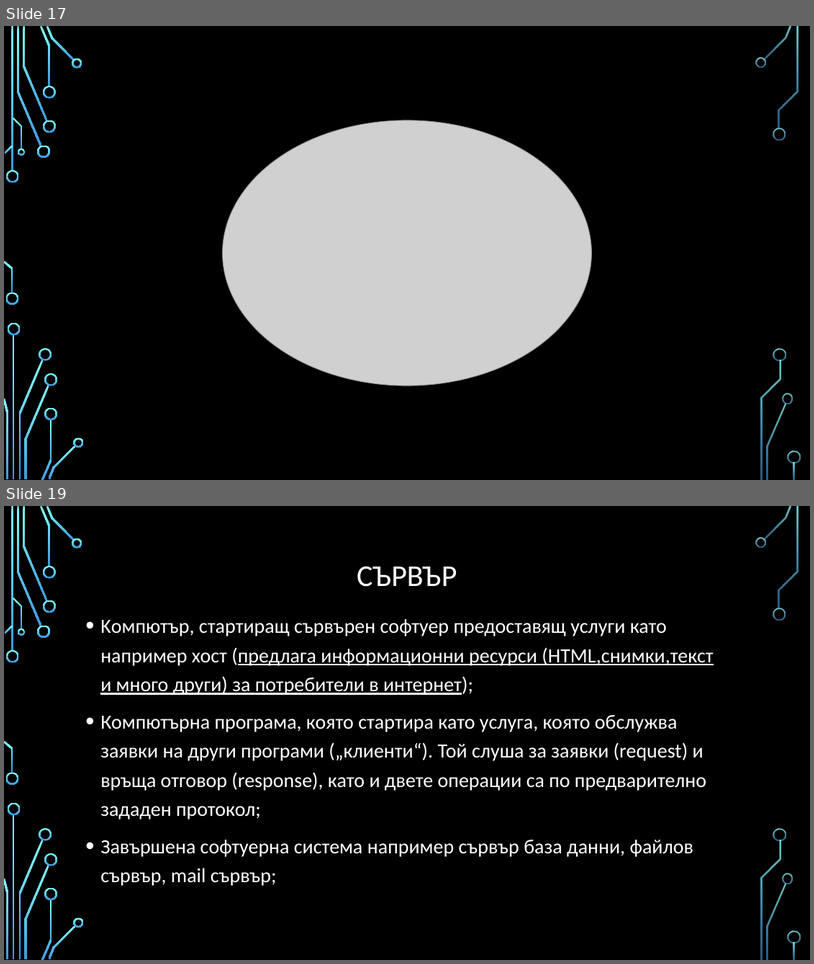
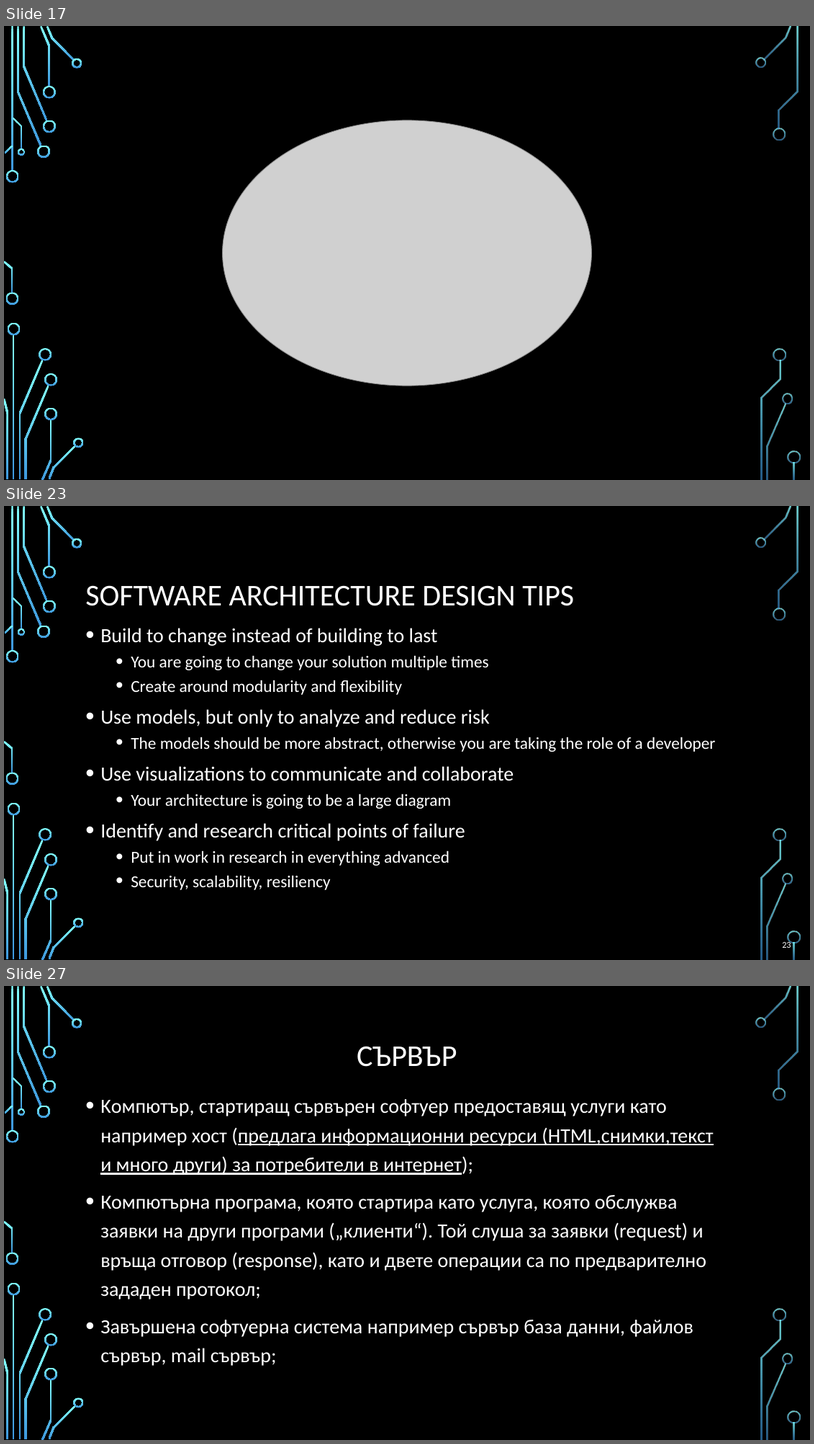
Before and after one commit to profjordanov/hybrid-app-development, a slide deck: 00. Lecture/basics_and_beyond.pptx. Shown one above the other, each under a label of ours: slides 17 and 19 before the commit, slides 17, 23 and 27 after it; the slides between them are not shown. The pictures are 814x964 and 814x1444 pixels, drawn with LibreOffice and Linux fonts; fonts in the diff are those of the drawing; grey boxes stand for pictures; background and template pictures are left out. Boxes give left, top, right and bottom in pixels: in the first picture for what was removed or moved away, otherwise in the second. Text is boxed around its words. In the diff, an @@ line names an element or a change of style, - is before the commit and + after.

```diff
--- a/00. Lecture/basics_and_beyond.pptx
+++ b/00. Lecture/basics_and_beyond.pptx
@@ slide 23 added at (4,506,810,960), background picture (left out); not listed: 36 template elements that a slide beside it also shows @@
@@ title added at (85,585,574,606), 36 pt, text #FFFFFF @@
+SOFTWARE ARCHITECTURE DESIGN TIPS
@@ text added at (100,628,715,890), 20 pt, text #FFFFFF @@
+• Build to change instead of building to last
+  • You are going to change your solution multiple times
+  • Create around modularity and flexibility
+• Use models, but only to analyze and reduce risk
+  • The models should be more abstract, otherwise you are taking the role of a developer
+• Use visualizations to communicate and collaborate
+  • Your architecture is going to be a large diagram
+• Identify and research critical points of failure
+  • Put in work in research in everything advanced
+  • Security, scalability, resiliency
@@ page number added at (782,940,791,947), 10.5 pt, text #FFFFFF @@
+23
@@ what was slide 19 is now slide 27 @@
```
Also in this commit, not shown: 7 other slides added.
